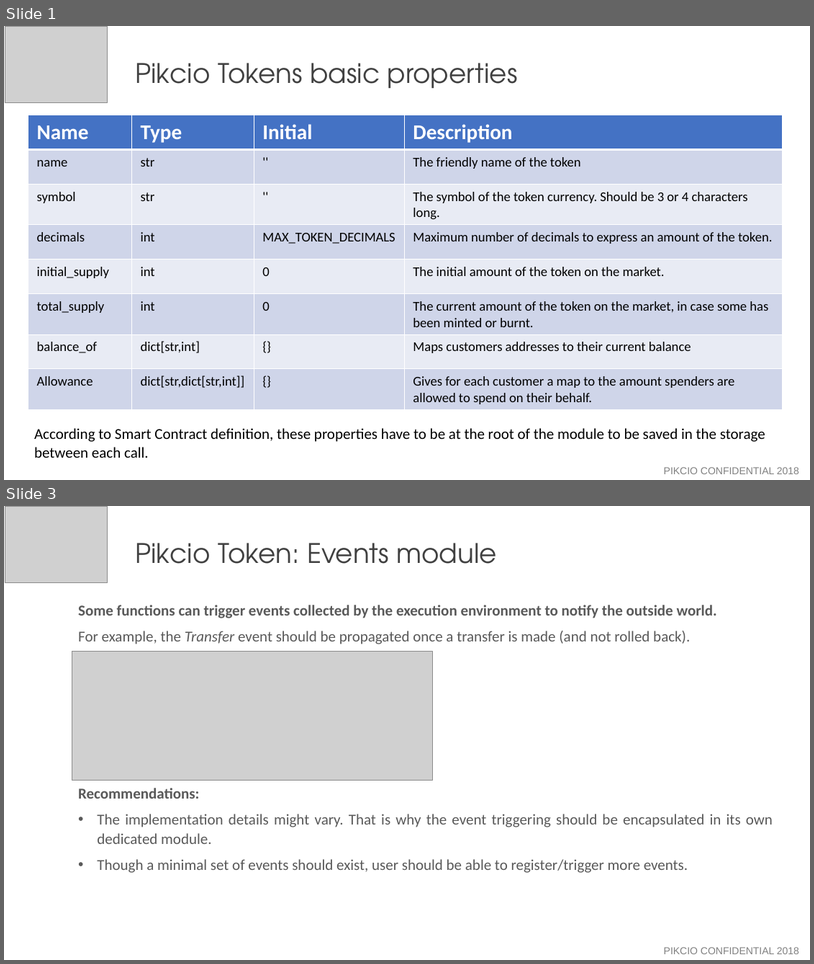
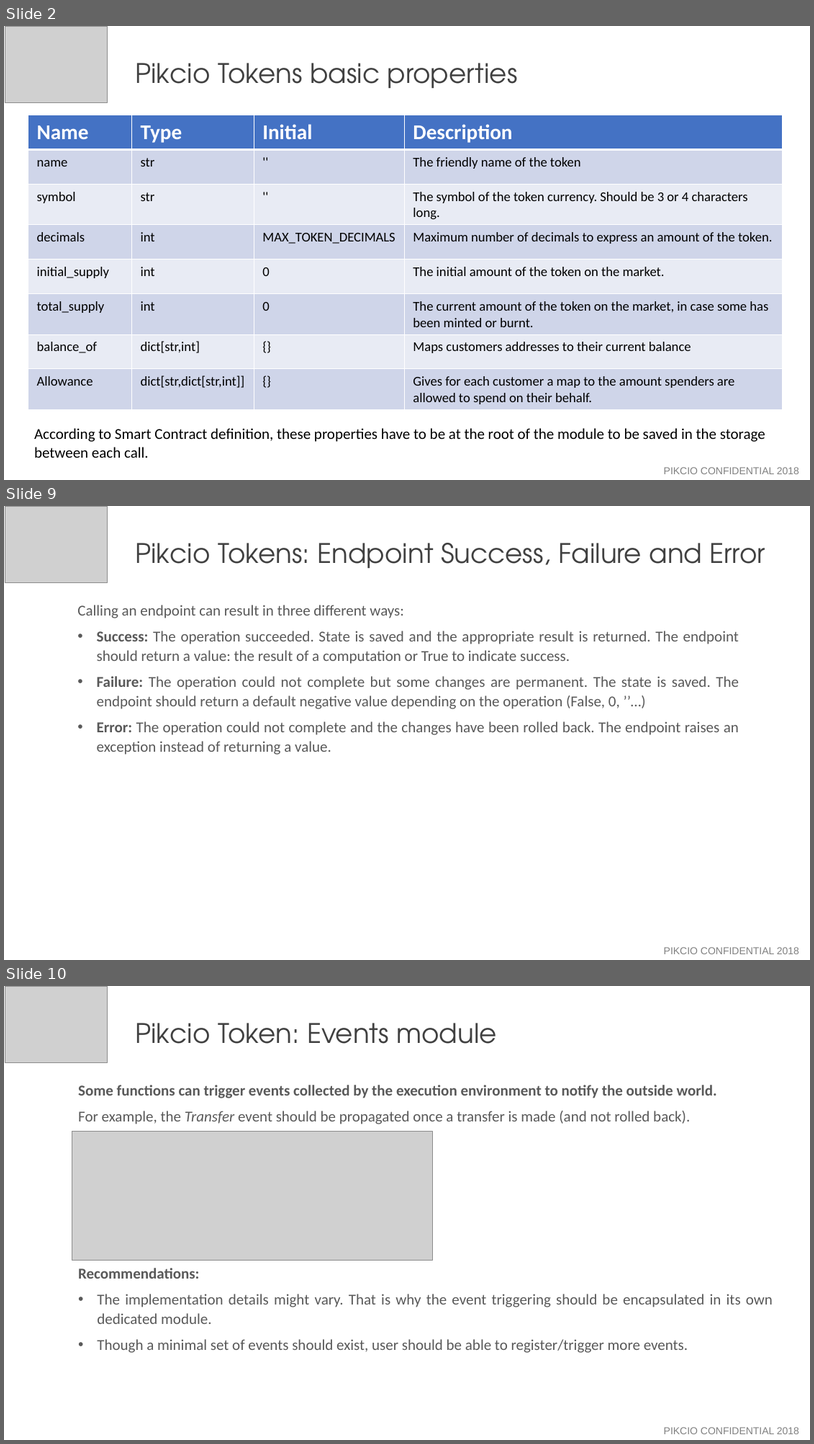
Before and after one commit to thibault-yellowstones/pikcio-tokens, a slide deck: Pikcio_tokens.pptx. Shown one above the other, each under a label of ours: slides 1 and 3 before the commit, slides 2, 9 and 10 after it; the slides between them are not shown. The pictures are 814x964 and 814x1444 pixels, drawn with LibreOffice and Linux fonts; fonts in the diff are those of the drawing; grey boxes stand for pictures. Boxes give left, top, right and bottom in pixels: in the first picture for what was removed or moved away, otherwise in the second. Text is boxed around its words. In the diff, an @@ line names an element or a change of style, - is before the commit and + after.

```diff
--- a/Pikcio_tokens.pptx
+++ b/Pikcio_tokens.pptx
@@ slide 9 added at (4,506,810,960), background #FFFFFF @@
@@ picture added at (5,506,108,582) @@
@@ text added at (135,543,766,568), 32 pt, text #404040 @@
+Pikcio Tokens: Endpoint Success, Failure and Error
@@ text added at (77,605,739,754), 18 pt, text #595959 @@
+Calling an endpoint can result in three different ways:
+• Success: The operation succeeded. State is saved and the appropriate result is returned. The endpoint should return a value: the result of a computation or True to indicate success.
+• Failure: The operation could not complete but some changes are permanent. The state is saved. The endpoint should return a default negative value depending on the operation (False, 0, ’’…)
+• Error: The operation could not complete and the changes have been rolled back. The endpoint raises an exception instead of returning a value.
@@ text added at (664,947,800,954), 12 pt, text #808080 @@
+PIKCIO CONFIDENTIAL 2018
@@ what was slide 1 is now slide 2 @@
@@ what was slide 3 is now slide 10 @@
```
Also in this commit, not shown: 1 slide changed, 6 other slides added.
